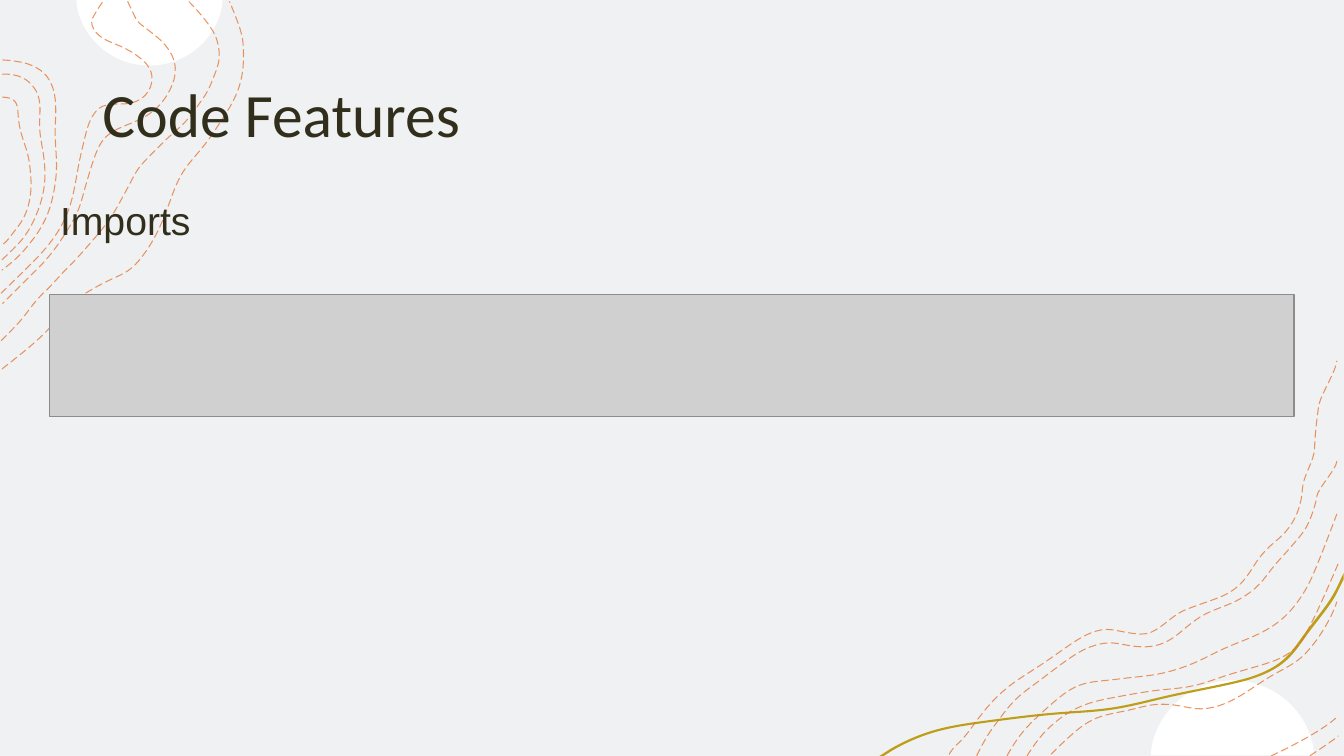
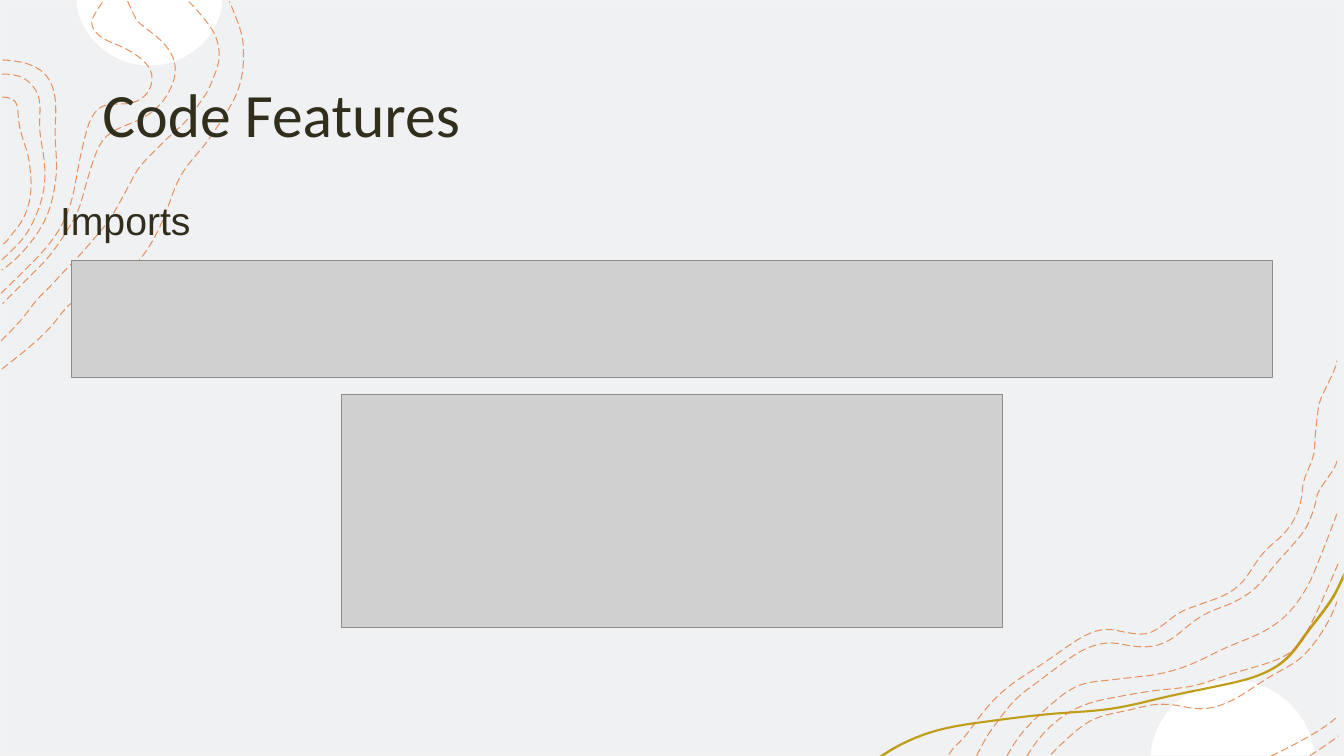
Before and after one commit to tomguy3/fintechcapstone, a slide deck: slide 6 of Project 3 Presentation.pptx. Drawn at 1344x756 pixels with LibreOffice and Linux fonts; fonts in the diff are those of the drawing; grey boxes stand for pictures. Boxes give left, top, right and bottom in pixels: in the first picture for what was removed or moved away, otherwise in the second. Text is boxed around its words. In the diff, an @@ line names an element or a change of style, - is before the commit and + after.

Commit message:
updated code section of final ppt

```diff
--- a/Project 3 Presentation.pptx
+++ b/Project 3 Presentation.pptx
@@ picture: place and size @@
-picture at bbox=[50, 295, 1295, 417]
+picture at bbox=[72, 260, 1273, 378]
@@ picture added at bbox=[342, 394, 1002, 627] @@
```
